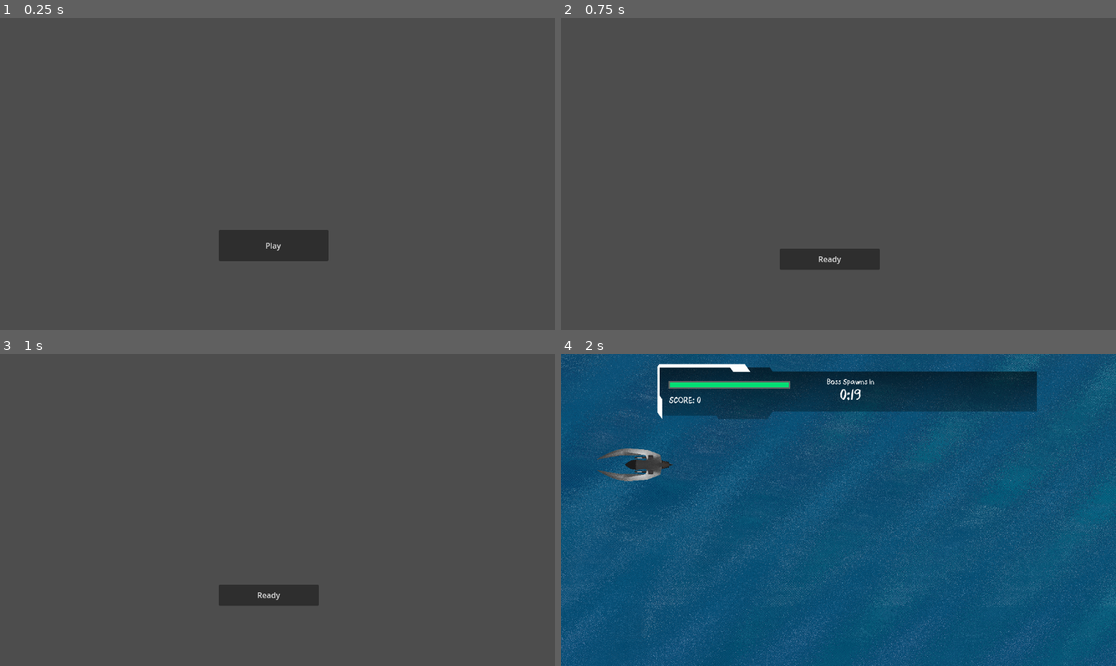
Above: before the commit, frames 1-4 (two rows, left to right).
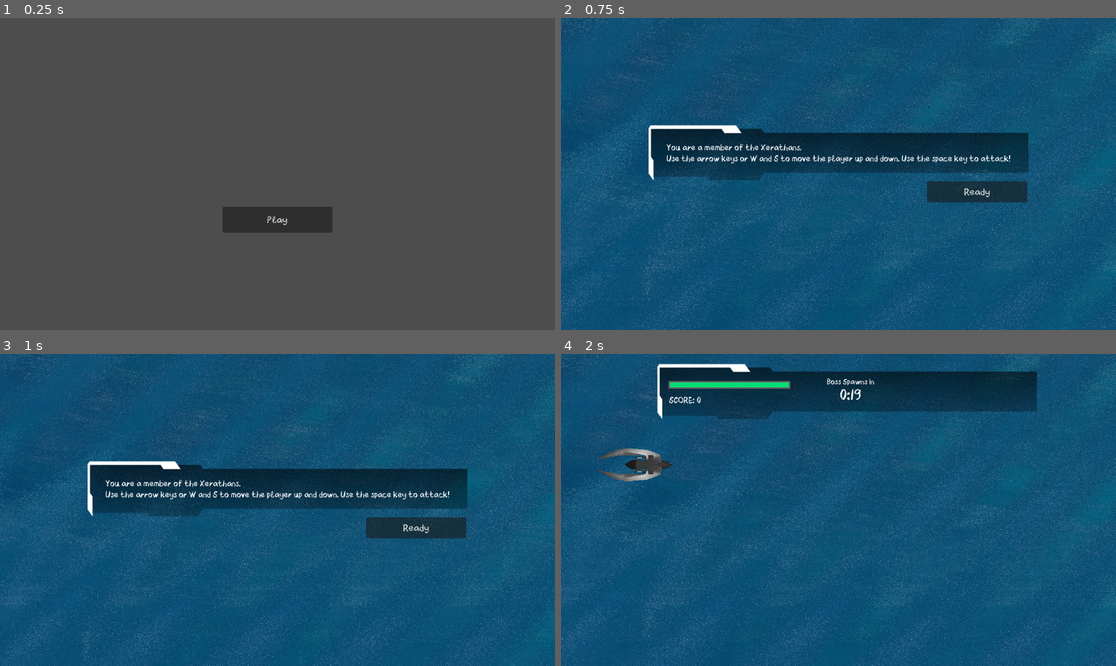
Above: after the commit, the same moments.

Repository: Winnie-Udel/father-where-are-you
Game: Godot game, scene res://scenes/main_menu.tscn
Same seed, same stepped clock (60 frames per second), same inputs: the game is played once before the commit and once after it.
Inputs:
- Up to frame 1 (0.25 s): no input
- Up to frame 2 (0.75 s): click "Play" at 0.5 s
- Up to frame 3 (1 s): no input
- Up to frame 4 (2 s): click "Ready" at 1.25 s

The runs differ from the first frame. In frame 1, 3.2% of the frame differs, in the area x 39-60%, y 60-78%; in frame 2, 100%; in frame 3, 100%, in the area x 0-100%, y 0-100%; in frame 4, nothing differs.

Commit message:
Created instruction screen

Diff:
--- a/project.godot
+++ b/project.godot
@@ -41,3 +41,7 @@
 2d_physics/layer_2="enemy"
 2d_physics/layer_3="laser"
 2d_physics/layer_4="enemy laser"
+
+[rendering]
+
+renderer/rendering_method="gl_compatibility"
--- a/scenes/defeated.tscn
+++ b/scenes/defeated.tscn
@@ -79,7 +79,7 @@
 
 [node name="Music" type="AudioStreamPlayer" parent="."]
 stream = ExtResource("5_77usy")
-volume_db = -15.0
+volume_db = -5.0
 
 [node name="Click" type="AudioStreamPlayer" parent="."]
 stream = ExtResource("6_ws6rf")
--- a/scenes/hub.tscn
+++ b/scenes/hub.tscn
@@ -36,6 +36,7 @@
 script = ExtResource("1_8u6do")
 
 [node name="UI" type="NinePatchRect" parent="."]
+layout_mode = 0
 offset_left = 200.0
 offset_top = 21.0
 offset_right = 988.0
@@ -87,6 +88,7 @@
 autowrap_mode = 1
 
 [node name="PlayerHealthBar" type="ProgressBar" parent="."]
+layout_mode = 0
 offset_left = 226.0
 offset_top = 59.0
 offset_right = 473.0
@@ -97,6 +99,7 @@
 show_percentage = false
 
 [node name="BossHealthBar" type="ProgressBar" parent="."]
+layout_mode = 0
 offset_left = 725.0
 offset_top = 57.0
 offset_right = 972.0
--- a/scenes/instruction.tscn
+++ b/scenes/instruction.tscn
@@ -1,19 +1,70 @@
-[gd_scene load_steps=3 format=3 uid="uid://kjb6s0s3r5wk"]
+[gd_scene load_steps=6 format=3 uid="uid://kjb6s0s3r5wk"]
 
 [ext_resource type="Script" path="res://scripts/instruction.gd" id="1_8ayru"]
+[ext_resource type="FontFile" uid="uid://3gj20nwrx5pw" path="res://fonts/CrayonLibre.ttf" id="2_004n3"]
+[ext_resource type="PackedScene" uid="uid://c0rtne11pgpsu" path="res://scenes/water_shader.tscn" id="2_id5dp"]
 [ext_resource type="AudioStream" uid="uid://bnsl72tedse41" path="res://audio/sound effect/Menu Selection Click.wav" id="2_sgwct"]
+[ext_resource type="Texture2D" uid="uid://cuuhimtiw0tn4" path="res://assets/futureui1.png" id="2_uhxwm"]
 
 [node name="Instruction" type="Node"]
 script = ExtResource("1_8ayru")
 
+[node name="water shader" parent="." instance=ExtResource("2_id5dp")]
+position = Vector2(577, 325)
+scale = Vector2(1.91612, 1.64)
+
+[node name="UI" type="NinePatchRect" parent="."]
+anchors_preset = 8
+anchor_left = 0.5
+anchor_top = 0.5
+anchor_right = 0.5
+anchor_bottom = 0.5
+offset_left = -394.0
+offset_top = -101.0
+offset_right = 394.0
+offset_bottom = 13.0
+grow_horizontal = 2
+grow_vertical = 2
+texture = ExtResource("2_uhxwm")
+region_rect = Rect2(4.40021, 2.00018, 2682.87, 276)
+
+[node name="Text" type="Label" parent="."]
+texture_filter = 1
+anchors_preset = 8
+anchor_left = 0.5
+anchor_top = 0.5
+anchor_right = 0.5
+anchor_bottom = 0.5
+offset_left = -357.5
+offset_top = -65.5
+offset_right = 357.5
+offset_bottom = -22.5
+grow_horizontal = 2
+grow_vertical = 2
+theme_override_fonts/font = ExtResource("2_004n3")
+theme_override_font_sizes/font_size = 17
+text = "You are a member of the Xerathans.
+Use the arrow keys or W and S to move the player up and down. Use the space key to attack!"
+
 [node name="Ready" type="Button" parent="."]
-offset_left = 454.0
-offset_top = 479.0
-offset_right = 662.0
-offset_bottom = 523.0
+texture_filter = 1
+anchors_preset = 8
+anchor_left = 0.5
+anchor_top = 0.5
+anchor_right = 0.5
+anchor_bottom = 0.5
+offset_left = 184.0
+offset_top = 15.0
+offset_right = 392.0
+offset_bottom = 59.0
+grow_horizontal = 2
+grow_vertical = 2
+theme_override_fonts/font = ExtResource("2_004n3")
+theme_override_font_sizes/font_size = 20
 text = "Ready"
 
 [node name="Click" type="AudioStreamPlayer" parent="."]
 stream = ExtResource("2_sgwct")
 
+[connection signal="button_down" from="Ready" to="." method="_on_ready_button_down"]
 [connection signal="pressed" from="Ready" to="." method="_on_ready_pressed"]
--- a/scenes/main_menu.tscn
+++ b/scenes/main_menu.tscn
@@ -1,20 +1,35 @@
-[gd_scene load_steps=3 format=3 uid="uid://deoxmwbxqvivv"]
+[gd_scene load_steps=5 format=3 uid="uid://deoxmwbxqvivv"]
 
 [ext_resource type="Script" path="res://scripts/main_menu.gd" id="1_afjbn"]
 [ext_resource type="AudioStream" uid="uid://bnsl72tedse41" path="res://audio/sound effect/Menu Selection Click.wav" id="2_aykil"]
+[ext_resource type="FontFile" uid="uid://3gj20nwrx5pw" path="res://fonts/CrayonLibre.ttf" id="2_u37nc"]
+[ext_resource type="AudioStream" uid="uid://bru3qstml80be" path="res://audio/music/awesomeness.wav" id="4_vfore"]
 
 [node name="MainMenu" type="Node"]
 script = ExtResource("1_afjbn")
 
 [node name="Play" type="Button" parent="."]
-offset_left = 454.0
-offset_top = 440.0
-offset_right = 682.0
-offset_bottom = 505.0
+texture_filter = 1
+anchors_preset = 8
+anchor_left = 0.5
+anchor_top = 0.5
+anchor_right = 0.5
+anchor_bottom = 0.5
+offset_left = -114.0
+offset_top = 68.0
+offset_right = 114.0
+offset_bottom = 122.0
+grow_horizontal = 2
+grow_vertical = 2
+theme_override_fonts/font = ExtResource("2_u37nc")
+theme_override_font_sizes/font_size = 20
 text = "Play"
 
 [node name="Click" type="AudioStreamPlayer" parent="."]
 stream = ExtResource("2_aykil")
 
+[node name="Music" type="AudioStreamPlayer" parent="."]
+stream = ExtResource("4_vfore")
+
 [connection signal="button_down" from="Play" to="." method="_on_play_button_down"]
 [connection signal="pressed" from="Play" to="." method="_on_play_pressed"]
--- a/scripts/instruction.gd
+++ b/scripts/instruction.gd
@@ -1,7 +1,9 @@
 extends Node
 
-@onready var click_sound = $Click
+@onready var click= $Click
 
 func _on_ready_pressed():
-	click_sound.play()
 	get_tree().change_scene_to_file("res://scenes/main.tscn")
+
+func _on_ready_button_down():
+	click.play()
--- a/scripts/main_menu.gd
+++ b/scripts/main_menu.gd
@@ -1,6 +1,10 @@
 extends Node
 
 @onready var click = $Click
+@onready var music = $Music
+
+func _ready():
+	music.play()
 
 func _on_play_pressed():
 	get_tree().change_scene_to_file("res://scenes/instruction.tscn")
Not shown, added: audio/music/awesomeness.wav.import
Not shown, changed: README.md
Not shown, added: audio/music/awesomeness.wav
